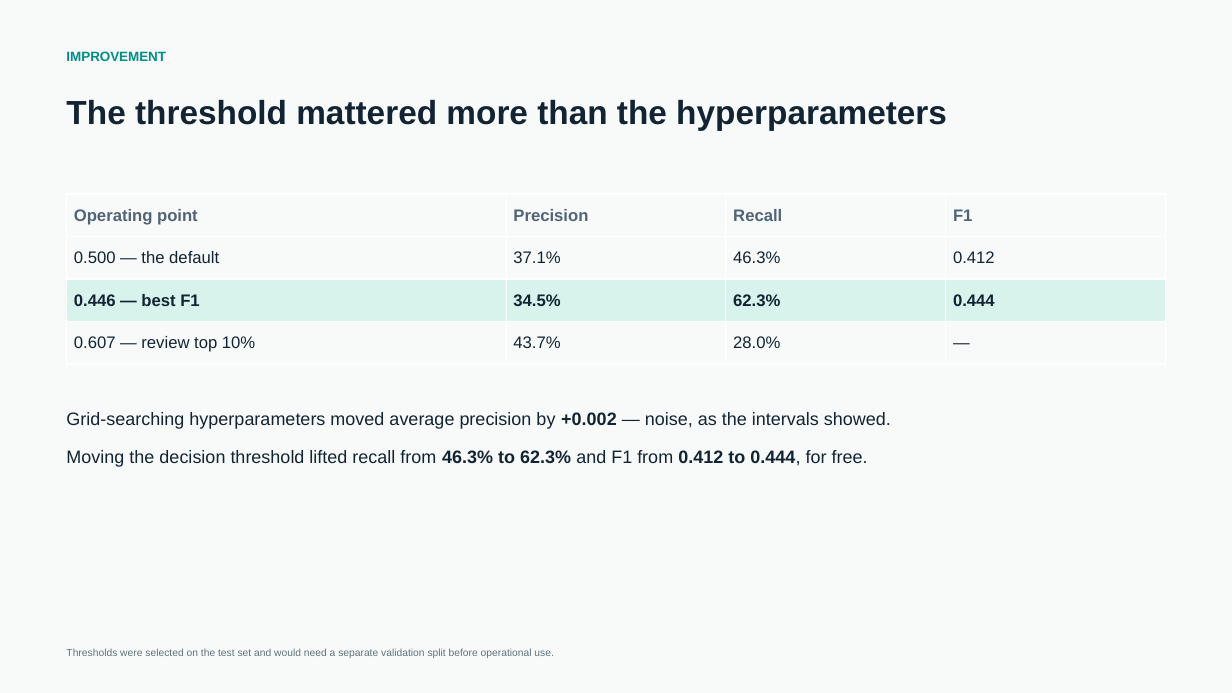
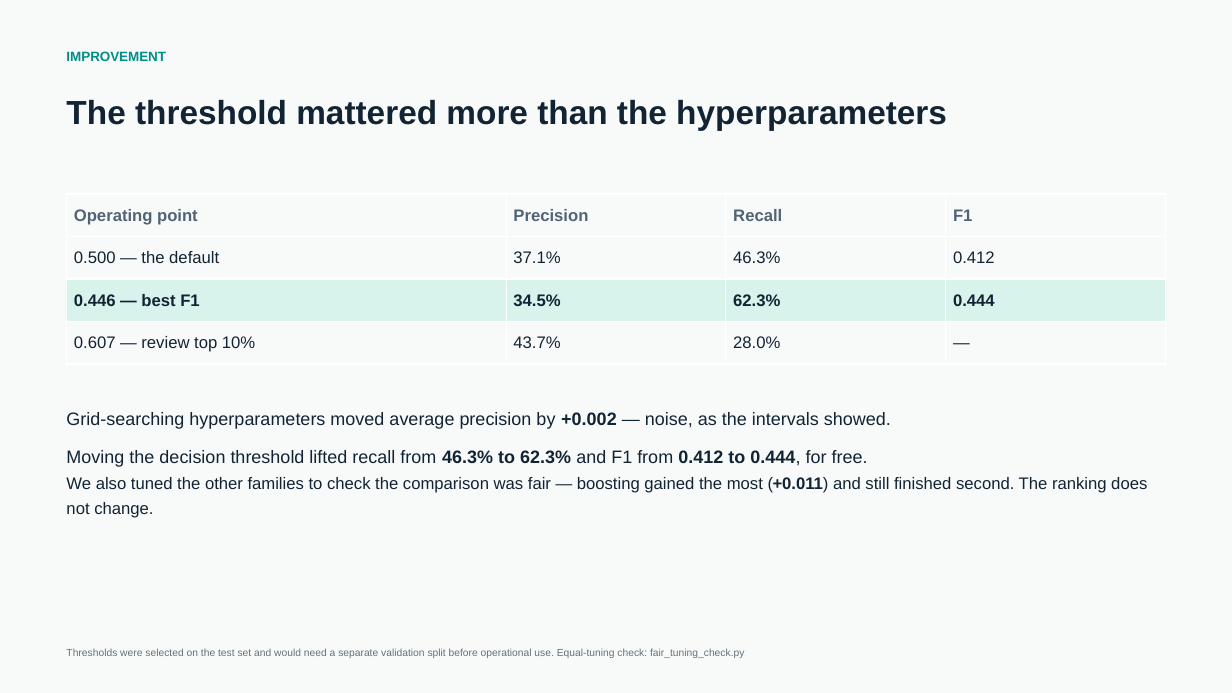
Before and after one commit to Kantheedeth/SessionSignal, a slide deck: slide 12 of SessionSignal.pptx. Drawn at 1232x693 pixels with LibreOffice and Linux fonts; fonts in the diff are those of the drawing. Boxes give left, top, right and bottom in pixels: in the first picture for what was removed or moved away, otherwise in the second. Text is boxed around its words. In the diff, an @@ line names an element or a change of style, - is before the commit and + after.

```diff
--- a/SessionSignal.pptx
+++ b/SessionSignal.pptx
@@ text at <box>66,477,1147,518</box>: paragraph added @@
+We also tuned the other families to check the comparison was fair — boosting gained the most (+0.011) and still finished second. The ranking does not change.
@@ text at <box>66,649,744,658</box>: text changed @@
-Thresholds were selected on the test set and would need a separate validation split before operational use.
+Thresholds were selected on the test set and would need a separate validation split before operational use. Equal-tuning check: fair_tuning_check.py
```
Also in this commit, not shown: 5 other files.
